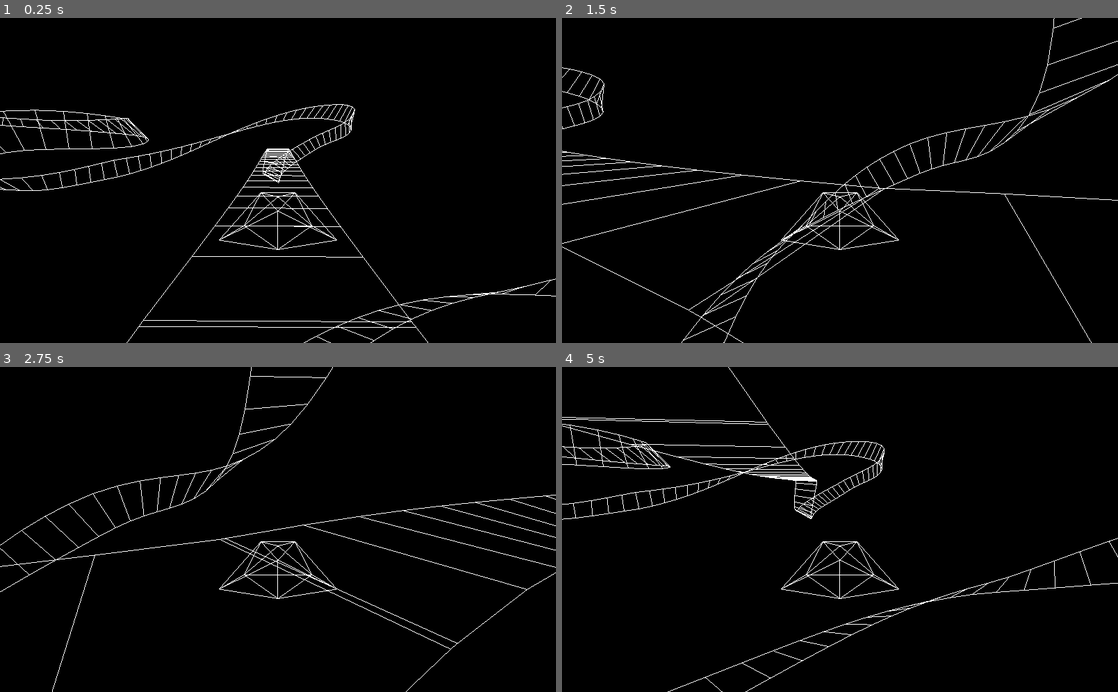
Above: before the commit, frames 1-4 (two rows, left to right).
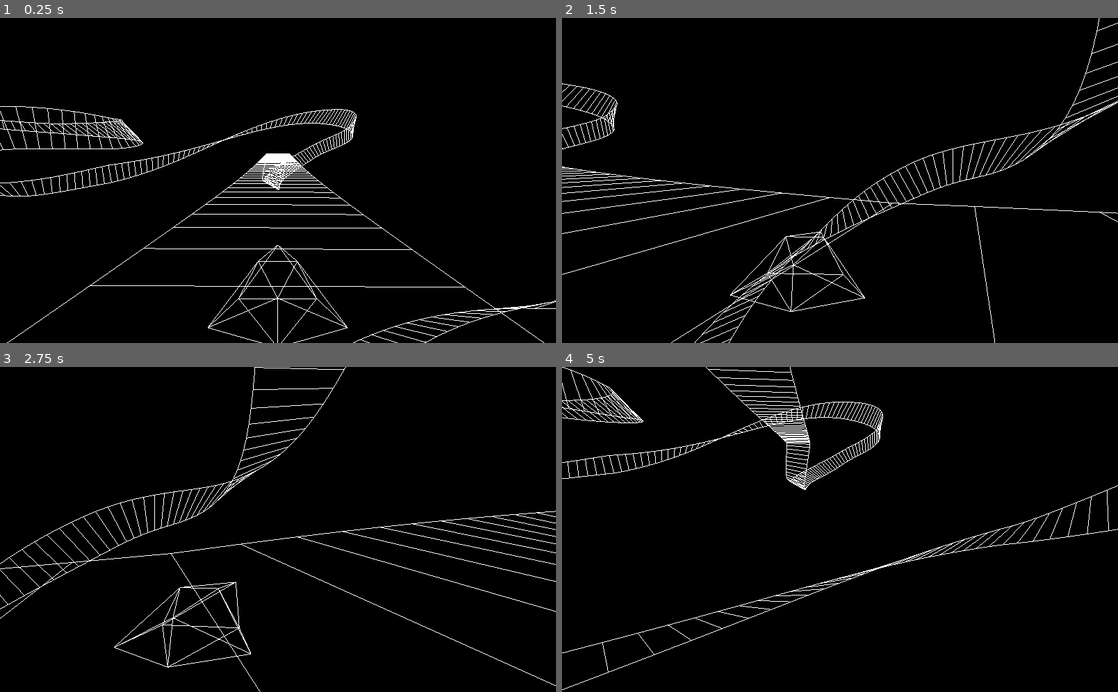
Above: after the commit, the same moments.

Repository: spazzylemons/condux
Game: Godot game, scene res://TestScene.tscn
Two runs of this game, one before a commit and one after it. Both use one fixed random seed, a clock stepped at 60 frames per second and the inputs below.
Inputs:
- Up to frame 1 (0.25 s): no input
- Up to frame 2 (1.5 s): hold Right (stick_right) 0.53-1.28 s; hold X (brake) from 1.28 s (still down)
- Up to frame 3 (2.75 s): release X (brake) at 2.03 s; hold Right (stick_right) from 2.03 s (still down)
- Up to frame 4 (5 s): release Right (stick_right) at 2.78 s; hold Z (accel) 2.78-3.53 s; hold Left (stick_left) from 3.53 s (still down)

The runs differ from the first frame. In frame 1, 4.7% of the frame differs, in the area x 0-100%, y 26-100%; in frame 2, 4.1%; in frame 3, 3.5%; in frame 4, 4.4%.

Commit message:
make track larger, add simple smooth camera

Diff:
--- a/godot/Course/Course.gd
+++ b/godot/Course/Course.gd
@@ -7,6 +7,9 @@
 
 # gravity areas will not affect vehicles above this height
 const MAX_GRAVITY_HEIGHT = 1.0
+
+# radius of track - width of track is twice this
+const TRACK_RADIUS = 2.0
 
 export var path: String
 
@@ -21,6 +24,11 @@
 	# spawn player
 	var vehicle = Vehicle.spawn_player(VehicleTypes.test_model, get_from_offset(0.0) + Vector3.UP)
 	add_child(vehicle)
+	# add camera for player
+	var camera = VehicleCamera.new()
+	camera.vehicle = vehicle
+	add_child(camera)
+	camera.set_initial_pos()
 	# create collision body and shape
 	var body = StaticBody.new()
 	var shape = CollisionShape.new()
@@ -28,8 +36,8 @@
 	# add as child
 	body.add_child(shape)
 	add_child(body)
-	# create line renderer child
-	var renderer = CourseRenderer.new()
+	# create line renderer child - need to do load to avoid cyclic ref
+	var renderer = load("res://Course/CourseRenderer.gd").new()
 	renderer.load_course(self)
 	add_child(renderer)
 
@@ -62,8 +70,8 @@
 	while d < _curve.get_baked_length():
 		var p = _curve.interpolate_baked(d)
 		var ur = _get_up_and_right_vector(d)
-		pl.append(p - ur[1])
-		pr.append(p + ur[1])
+		pl.append(p - ur[1] * TRACK_RADIUS)
+		pr.append(p + ur[1] * TRACK_RADIUS)
 		u.append(ur[0])
 		d += _curve.bake_interval
 	pl.append(pl[0])
--- a/godot/Course/CourseRenderer.gd
+++ b/godot/Course/CourseRenderer.gd
@@ -11,8 +11,8 @@
 	while d < c.get_length():
 		var p = c.get_from_offset(d)
 		var r = c.get_right_vector(d)
-		vl.append(p - r)
-		vr.append(p + r)
+		vl.append(p - r * Course.TRACK_RADIUS)
+		vr.append(p + r * Course.TRACK_RADIUS)
 		d += SPACING_INTERVAL
 	vl.append(vl[0])
 	vr.append(vr[0])
--- a/godot/Mesh/WireframeMesh.gd
+++ b/godot/Mesh/WireframeMesh.gd
@@ -22,7 +22,7 @@
 		mesh.add_surface_from_arrays(Mesh.PRIMITIVE_LINE_STRIP, a)
 	f.close()
 
-static func create(path: String) -> MeshInstance:
+static func create(new_path: String) -> MeshInstance:
 	var result = MeshInstance.new()
-	result.path = path
+	result.path = new_path
 	return result
--- a/godot/Vehicle/Vehicle.gd
+++ b/godot/Vehicle/Vehicle.gd
@@ -2,9 +2,9 @@
 class_name Vehicle
 
 # speed at which gravity approaches new vector
-const GRAVITY_APPROACH_SPEED = 4.0
+const GRAVITY_APPROACH_SPEED = 8.0
 # speed at which gravity increases
-const GRAVITY_STRENGTH = 5.0
+const GRAVITY_STRENGTH = 10.0
 
 var gravity_areas = {}
 
--- a/godot/Vehicle/Vehicle.tscn
+++ b/godot/Vehicle/Vehicle.tscn
@@ -47,9 +47,6 @@
 [node name="Vehicle" type="KinematicBody"]
 script = ExtResource( 1 )
 
-[node name="Camera" type="Camera" parent="."]
-transform = Transform( 1, 0, 0, 0, 0.984808, 0.173648, 0, -0.173648, 0.984808, 0, 0.5, 1.5 )
-
 [node name="CollisionShape" type="CollisionShape" parent="."]
 transform = Transform( 1, 0, 0, 0, 1, 0, 0, 0, 1, 0, 0.125, 0 )
 shape = SubResource( 2 )
--- /dev/null
+++ b/godot/Vehicle/VehicleCamera.gd
@@ -0,0 +1,28 @@
+extends Camera
+class_name VehicleCamera
+
+const DISTANCE = 1.5
+const APPROACH_SPEED = 4.0
+const FORWARD_LOOK = 5.0
+
+const TARGET_ANGLE = -Vector3(0, sin(PI / 8), cos(PI / 8))
+
+var vehicle: Vehicle
+
+func _look_at_target() -> void:
+	look_at(vehicle.translation + FORWARD_LOOK * vehicle.transform.basis.xform(Vector3.FORWARD), vehicle.transform.basis.xform(Vector3.UP))
+
+func _get_target_pos() -> Vector3:
+	return vehicle.translation - DISTANCE * vehicle.transform.basis.xform(TARGET_ANGLE)
+
+func set_initial_pos() -> void:
+	translation = _get_target_pos()
+	_look_at_target()
+
+func _process(delta: float) -> void:
+	# set ourselves to the proper distance
+	look_at(vehicle.translation, vehicle.transform.basis.xform(Vector3.UP))
+	translate_object_local(Vector3.FORWARD * (vehicle.translation.distance_to(translation) - DISTANCE))
+	# find angle between us and vehicle
+	translation = Vehicle._apply_approach(delta, APPROACH_SPEED, translation, _get_target_pos())
+	_look_at_target()
--- a/godot/Vehicle/VehicleTypes.gd
+++ b/godot/Vehicle/VehicleTypes.gd
@@ -1,3 +1,3 @@
 extends Node
 
-var test_model = VehicleType.new(8.0, 3.5, 1.5, 2.5)
+var test_model = VehicleType.new(15.0, 7.0, 1.5, 12.0)
--- a/godot/project.godot
+++ b/godot/project.godot
@@ -44,6 +44,11 @@
 "language": "GDScript",
 "path": "res://Vehicle/Vehicle.gd"
 }, {
+"base": "Camera",
+"class": "VehicleCamera",
+"language": "GDScript",
+"path": "res://Vehicle/VehicleCamera.gd"
+}, {
 "base": "Reference",
 "class": "VehicleType",
 "language": "GDScript",
@@ -62,6 +67,7 @@
 "FileUtils": "",
 "PlayerController": "",
 "Vehicle": "",
+"VehicleCamera": "",
 "VehicleType": "",
 "WireframeMesh": ""
 }
Binary file changed: godot/Course/Data/Test1.bin
